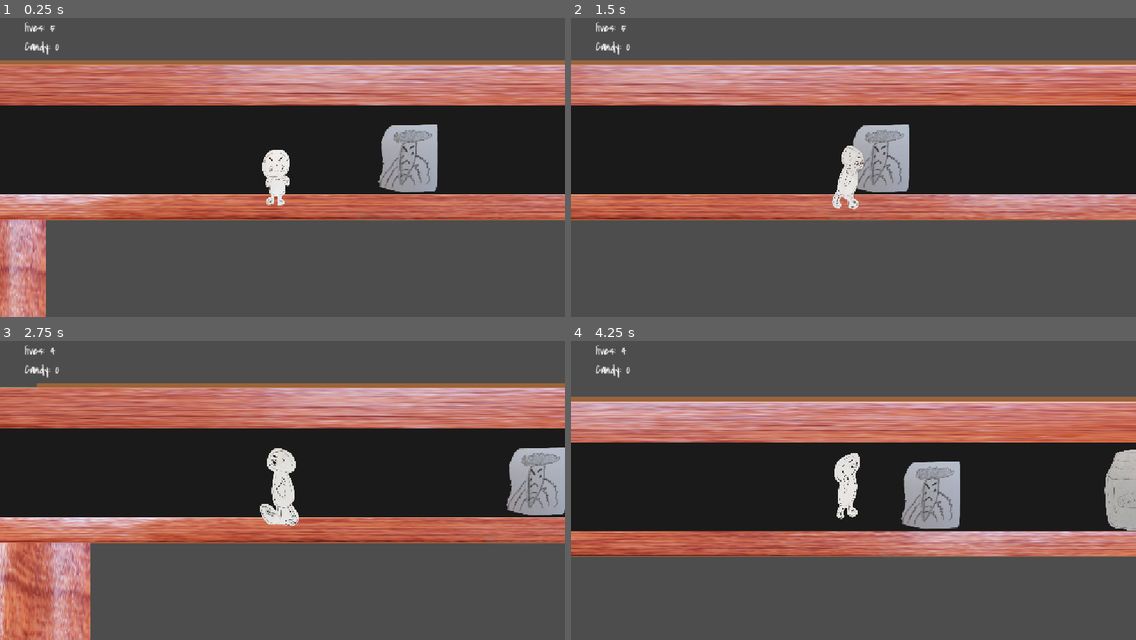
Above: before the commit, frames 1-4 (two rows, left to right).
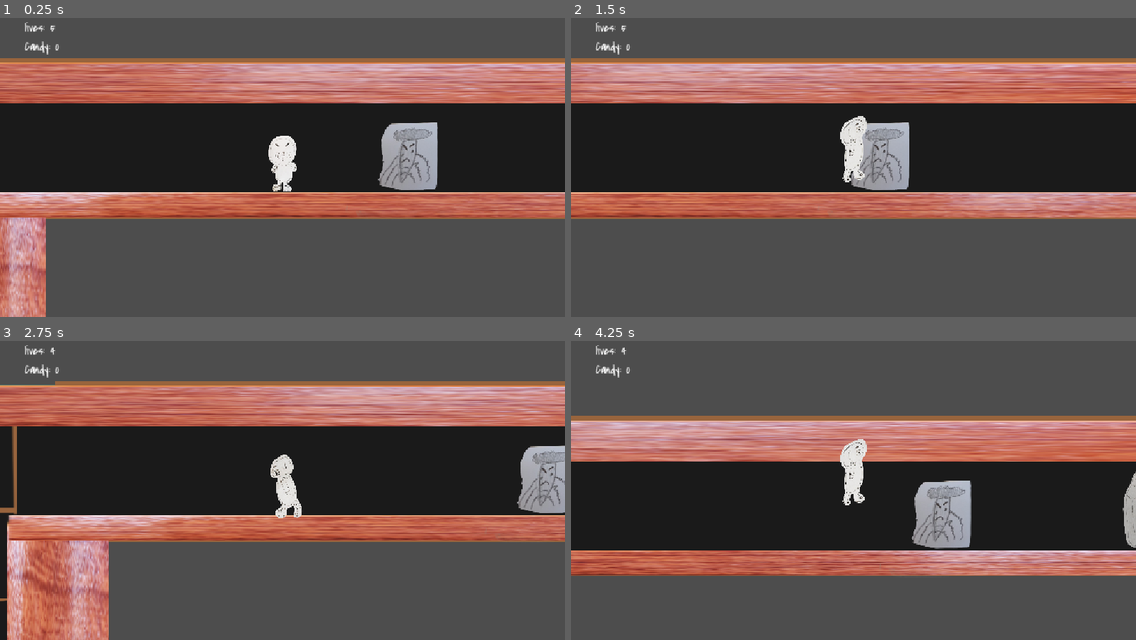
Above: after the commit, the same moments.

Repository: lmg-crono/group-project-final
Game: Godot game, scene res://node_2d.tscn
The game is run twice, just before and just after one commit, with the same random seed, the same clock (stepped at 60 frames per second) and the same inputs. The engine's default icon, where the game draws it, is replaced by a stand-in: a white triangle on a blue panel in a dark square.
Inputs:
- Up to frame 1 (0.25 s): no input
- Up to frame 2 (1.5 s): hold Right (walk_right) from 0.53 s (still down); tap Space (jump) at 0.77 s
- Up to frame 3 (2.75 s): tap Space (jump) at 1.52 s; release Right (walk_right) at 2.03 s; hold Left (walk_left) from 2.03 s (still down)
- Up to frame 4 (4.25 s): release Left (walk_left) at 2.78 s; hold Right (walk_right) from 2.78 s (still down); tap Space (jump) at 3.02, 3.77 s

The runs differ from the first frame. In frame 1, 14% of the frame differs, in the area x 0-100%, y 13-100%; in frame 2, 14%; in frame 3, 19%; in frame 4, 38%, in the area x 0-100%, y 18-79%.

Commit message:
fixed left animation

Diff:
--- a/character_body_2d.tscn
+++ b/character_body_2d.tscn
@@ -4,15 +4,14 @@
 [ext_resource type="Texture2D" uid="uid://c3siiklj1q6ww" path="res://idle.png" id="3_ghijl"]
 [ext_resource type="Texture2D" uid="uid://08ffuupq1ii8" path="res://5.png" id="3_lhvu3"]
 [ext_resource type="Texture2D" uid="uid://1wm6egf2redp" path="res://1.png" id="4_4sjlk"]
-[ext_resource type="Texture2D" uid="uid://suapx2su27oi" path="res://walking.png" id="4_6ct3r"]
-[ext_resource type="Texture2D" uid="uid://wl7wnpbv54v4" path="res://bitmap.png" id="5_1kp85"]
+[ext_resource type="Texture2D" uid="uid://c76ncvajmvxc6" path="res://1left.png" id="4_6ct3r"]
+[ext_resource type="Texture2D" uid="uid://dqe2476t3s28e" path="res://3left.png" id="5_1kp85"]
 [ext_resource type="Texture2D" uid="uid://cqgivs3ponnnb" path="res://3.png" id="5_qp52p"]
 [ext_resource type="Texture2D" uid="uid://c2t4gcn4beexq" path="res://4.png" id="6_6ct3r"]
-[ext_resource type="Texture2D" uid="uid://cxtf18pf711bk" path="res://wak.png" id="6_qnedo"]
+[ext_resource type="Texture2D" uid="uid://c4vxhnag4cmr2" path="res://4left.png" id="6_qnedo"]
 
-[sub_resource type="CapsuleShape2D" id="CapsuleShape2D_xr0ua"]
-radius = 47.0
-height = 162.0
+[sub_resource type="RectangleShape2D" id="RectangleShape2D_p316n"]
+size = Vector2(49, 133)
 
 [sub_resource type="AtlasTexture" id="AtlasTexture_1kp85"]
 atlas = ExtResource("3_ghijl")
@@ -54,13 +53,13 @@
 }, {
 "frames": [{
 "duration": 1.0,
-"texture": ExtResource("6_qnedo")
+"texture": ExtResource("4_6ct3r")
 }, {
 "duration": 1.0,
 "texture": ExtResource("5_1kp85")
 }, {
 "duration": 1.0,
-"texture": ExtResource("4_6ct3r")
+"texture": ExtResource("6_qnedo")
 }],
 "loop": 1,
 "name": &"walking-left ",
@@ -88,14 +87,14 @@
 scale = Vector2(2.1875, 0.4765625)
 
 [node name="CollisionShape2D" type="CollisionShape2D" parent="." unique_id=1045111342]
-position = Vector2(-1, 1)
-shape = SubResource("CapsuleShape2D_xr0ua")
+position = Vector2(-3.5, 10.5)
+shape = SubResource("RectangleShape2D_p316n")
 
 [node name="Icon" type="Sprite2D" parent="." unique_id=726564959]
 position = Vector2(628, 315)
 
 [node name="CharecterAnimation" type="AnimatedSprite2D" parent="." unique_id=900145333]
-position = Vector2(-8.245333, 18.318947)
-scale = Vector2(0.19457261, 0.3051094)
+position = Vector2(5, -10)
+scale = Vector2(0.19843996, 0.305862)
 sprite_frames = SubResource("SpriteFrames_ckmbq")
 animation = &"walking-left "
--- a/node_2d.tscn
+++ b/node_2d.tscn
@@ -48,6 +48,9 @@
 [sub_resource type="RectangleShape2D" id="RectangleShape2D_l7l66"]
 size = Vector2(1967.5, 69)
 
+[sub_resource type="RectangleShape2D" id="RectangleShape2D_ckmbq"]
+size = Vector2(2014, 46)
+
 [sub_resource type="RectangleShape2D" id="RectangleShape2D_0arap"]
 size = Vector2(360, 408.25)
 
@@ -283,13 +286,9 @@
 [node name="StaticBody2D13" type="StaticBody2D" parent="." unique_id=147865312]
 position = Vector2(1851, -548.125)
 
-[node name="CollisionShape2D" type="CollisionShape2D" parent="StaticBody2D13" unique_id=527788697]
-position = Vector2(0, -40.875)
-shape = SubResource("RectangleShape2D_l7l66")
-
-[node name="CollisionShape2D2" type="CollisionShape2D" parent="StaticBody2D13" unique_id=1064687496]
-position = Vector2(90.25, -42.375)
-shape = SubResource("RectangleShape2D_l7l66")
+[node name="CollisionShape2D" type="CollisionShape2D" parent="StaticBody2D13" unique_id=2020065994]
+position = Vector2(35, -54.875)
+shape = SubResource("RectangleShape2D_ckmbq")
 
 [node name="StaticBody2D4" type="StaticBody2D" parent="." unique_id=1234731217]
 
Binary file added: 1left.png
Not shown, added: 1left.png.import
Binary file added: 3left.png
Not shown, added: 3left.png.import
Binary file added: 4left.png
Not shown, added: 4left.png.import
